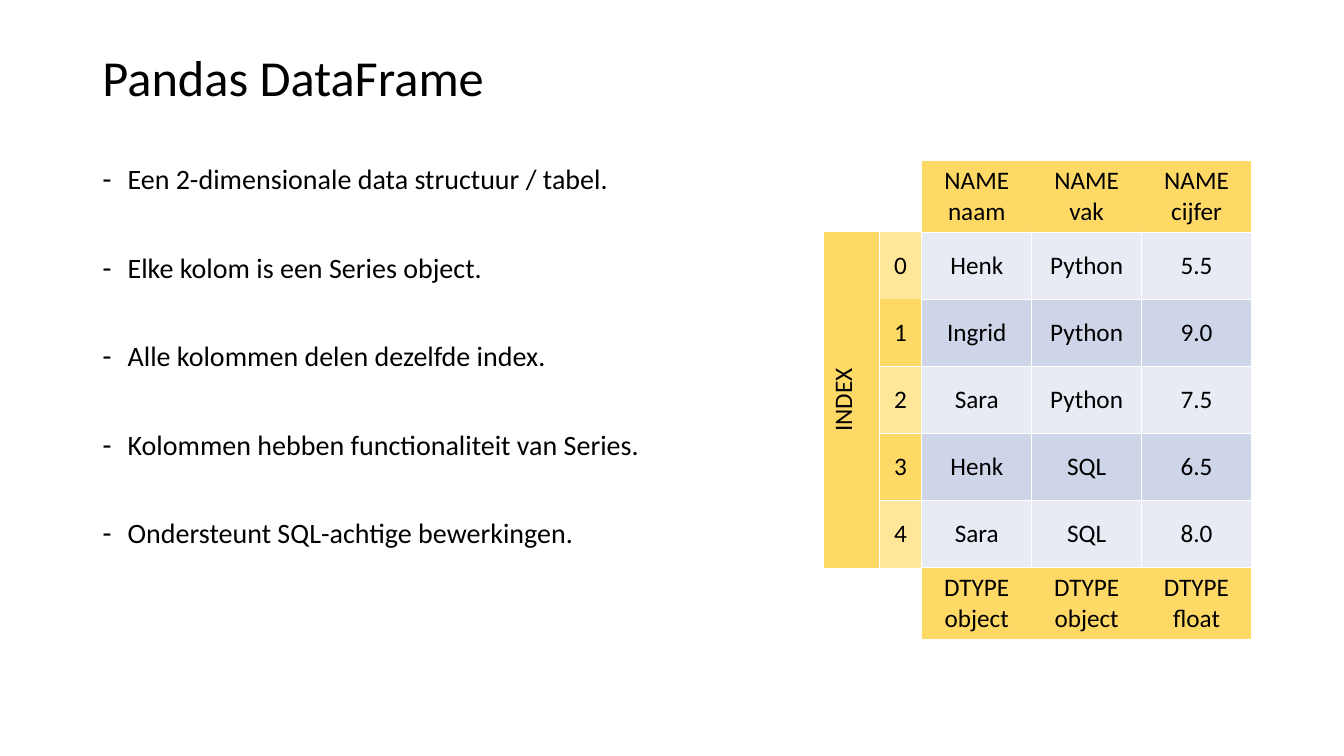
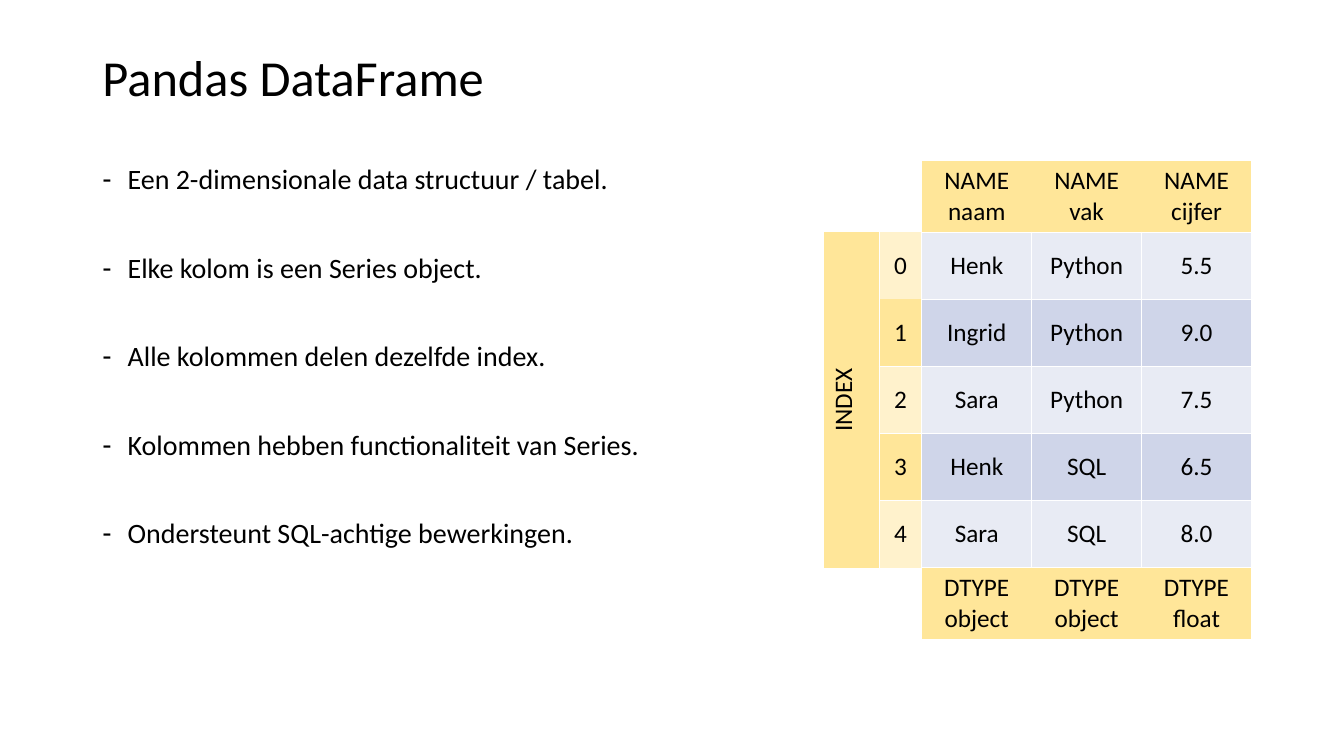
Before and after one commit to LFKoning/knowledge-sharing, a slide deck: slide 9 of python_course/3_pandas_plotting/python_cursus_3.pptx. Drawn at 1344x756 pixels with LibreOffice and Linux fonts; fonts in the diff are those of the drawing. Boxes give left, top, right and bottom in pixels: in the first picture for what was removed or moved away, otherwise in the second. Text is boxed around its words. In the diff, an @@ line names an element or a change of style, - is before the commit and + after.

```diff
--- a/python_course/3_pandas_plotting/python_cursus_3.pptx
+++ b/python_course/3_pandas_plotting/python_cursus_3.pptx
@@ table at bbox=[824, 160, 1252, 637] @@
@@ fill #FFD966 to #FFE699 in 9 cells @@
@@ fill #FFE699 to #FFF2CC in 3 cells @@
```
Also in this commit, not shown: 2 other slides changed, 4 other files.
